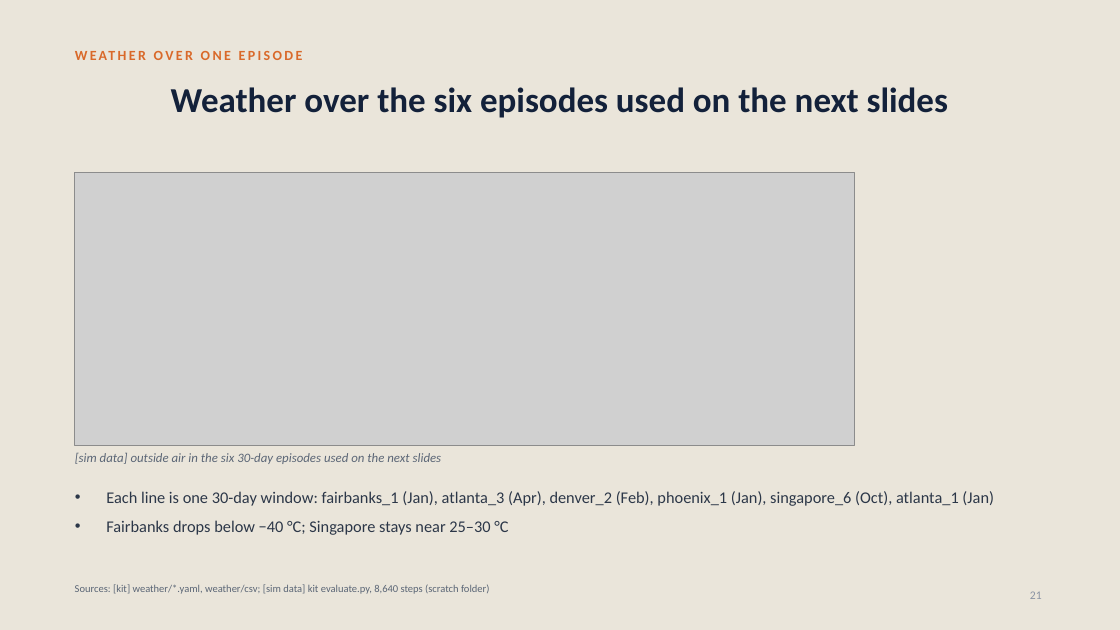
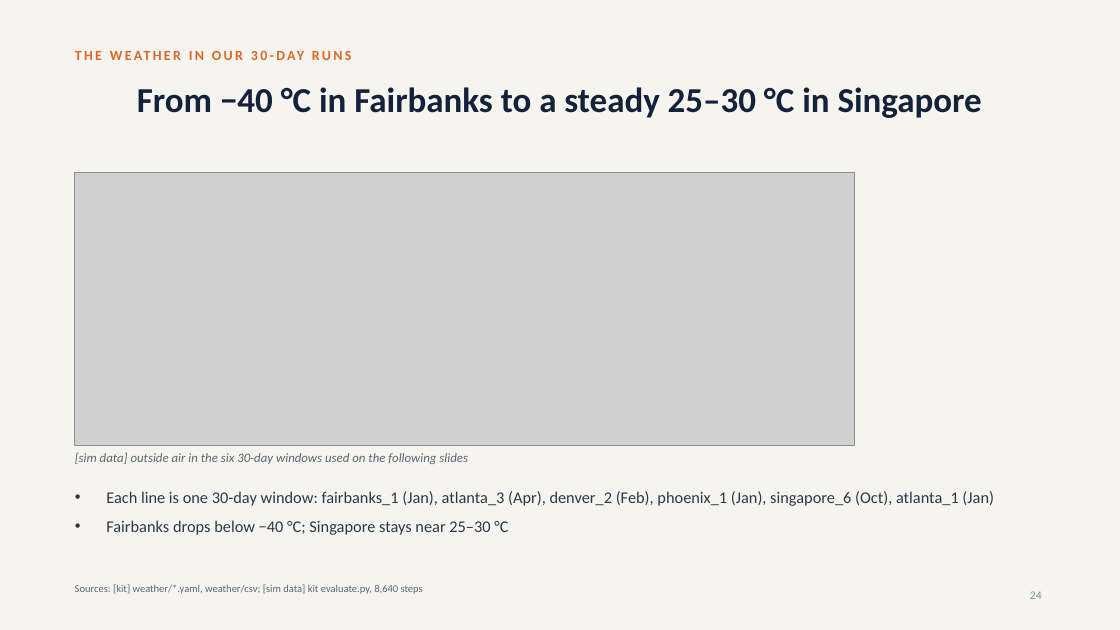
Before and after one commit to srivathsanb14/working-code, a slide deck: slide 24 of docs/One_Controller_for_Every_Building.pptx (slide 21 before the commit). Drawn at 1120x630 pixels with LibreOffice and Linux fonts; fonts in the diff are those of the drawing; grey boxes stand for pictures. Boxes give left, top, right and bottom in pixels: in the first picture for what was removed or moved away, otherwise in the second. Text is boxed around its words. In the diff, an @@ line names an element or a change of style, - is before the commit and + after.

```diff
--- a/docs/One_Controller_for_Every_Building.pptx
+++ b/docs/One_Controller_for_Every_Building.pptx
@@ background #EAE5DA to #F6F4EF @@
@@ text at (x1=75, y1=46, x2=1045, y2=76): text changed @@
-WEATHER OVER ONE EPISODE
+THE WEATHER IN OUR 30-DAY RUNS
@@ title at (x1=137, y1=87, x2=982, y2=118): text changed @@
-Weather over the six episodes used on the next slides
+From −40 °C in Fairbanks to a steady 25–30 °C in Singapore
@@ text at (x1=75, y1=452, x2=468, y2=464): text changed @@
-[sim data] outside air in the six 30-day episodes used on the next slides
+[sim data] outside air in the six 30-day windows used on the following slides
@@ text at (x1=75, y1=584, x2=423, y2=594): text changed @@
-Sources: [kit] weather/*.yaml, weather/csv; [sim data] kit evaluate.py, 8,640 steps (scratch folder)
+Sources: [kit] weather/*.yaml, weather/csv; [sim data] kit evaluate.py, 8,640 steps
@@ page number at (x1=1030, y1=591, x2=1042, y2=599): text changed @@
-21
+24
```
Also in this commit, not shown: 62 other slides changed, 21 slides added, 6 other files.
